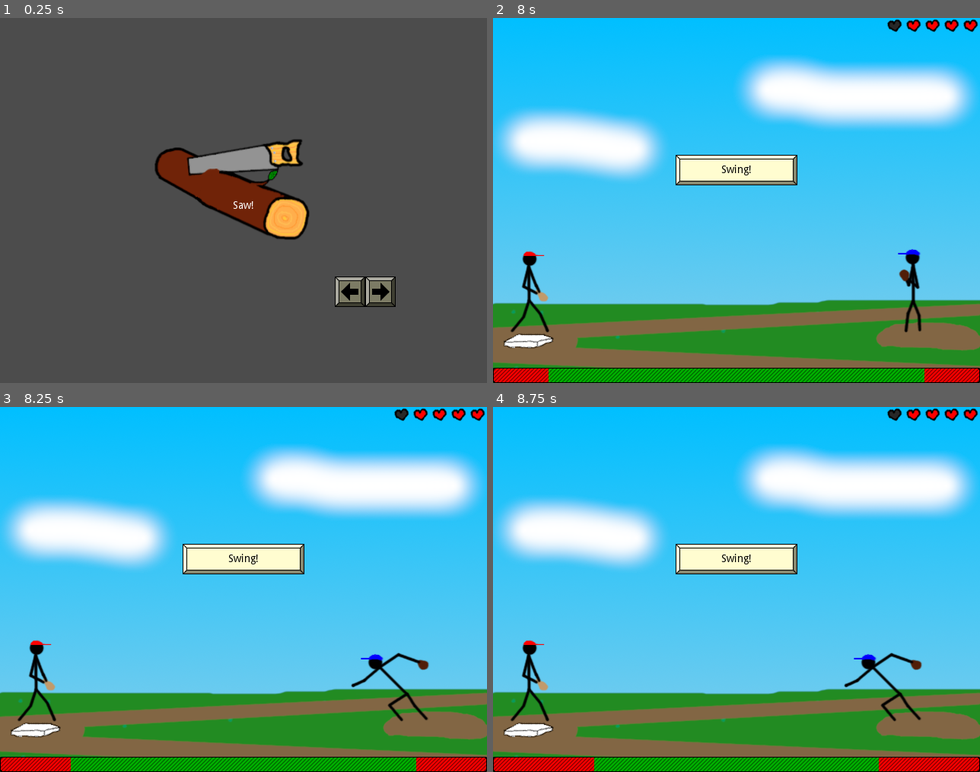
Above: before the commit, frames 1-4 (two rows, left to right).
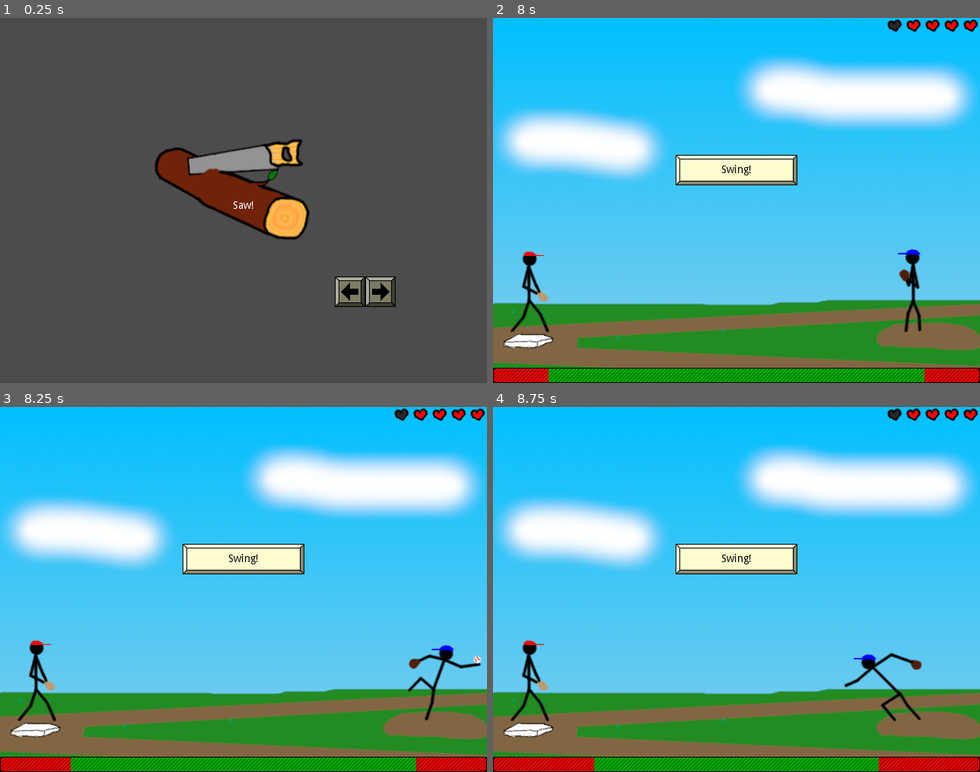
Above: after the commit, the same moments.

Repository: swashdev/minigame-madness
Game: Godot game, scene res://master/scenes/main.tscn
Two runs of this game, one before a commit and one after it. Both use one fixed random seed, a clock stepped at 60 frames per second and the inputs below.
Inputs:
- Up to frame 1 (0.25 s): no input
- Up to frame 2 (8 s): hold Right (ui_right) 0.53-1.28 s; tap Space (ui_select) at 0.77, 1.52, 3.02, 3.77, 4.52, 6.02, 6.77, 7.52 s; hold Down (ui_down) 1.28-2.03 s; hold Right (ui_right) 2.03-2.78 s; hold Up (ui_up) 2.78-3.53 s; hold Left (ui_left) 3.53-5.03 s; hold Down (ui_down) 5.03-5.78 s; tap Enter at 5.75 s; hold Right (ui_right) 5.78-6.53 s; tap A at 6.5 s; hold Up (ui_up) 6.53-7.28 s; hold Right (ui_right) from 7.28 s (still down)
- Up to frame 3 (8.25 s): release Right (ui_right) at 8.03 s; hold Down (ui_down) from 8.03 s (still down)
- Up to frame 4 (8.75 s): keep holding Down (ui_down)

Frames 1-2 are identical in both runs. In frame 3, 1.1% of the frame differs, in the area x 72-99%, y 65-87%; in frame 4, nothing differs.

Commit message:
set the "pitch" animation to 3 FPS.

Diff:
--- a/mini/baseball/scenes/characters/baseball_pitcher.tscn
+++ b/mini/baseball/scenes/characters/baseball_pitcher.tscn
@@ -16,7 +16,7 @@
 "frames": [ ExtResource( 1 ), ExtResource( 3 ) ],
 "loop": false,
 "name": "pitch",
-"speed": 10.0
+"speed": 3.0
 }, {
 "frames": [ ExtResource( 3 ) ],
 "loop": true,
